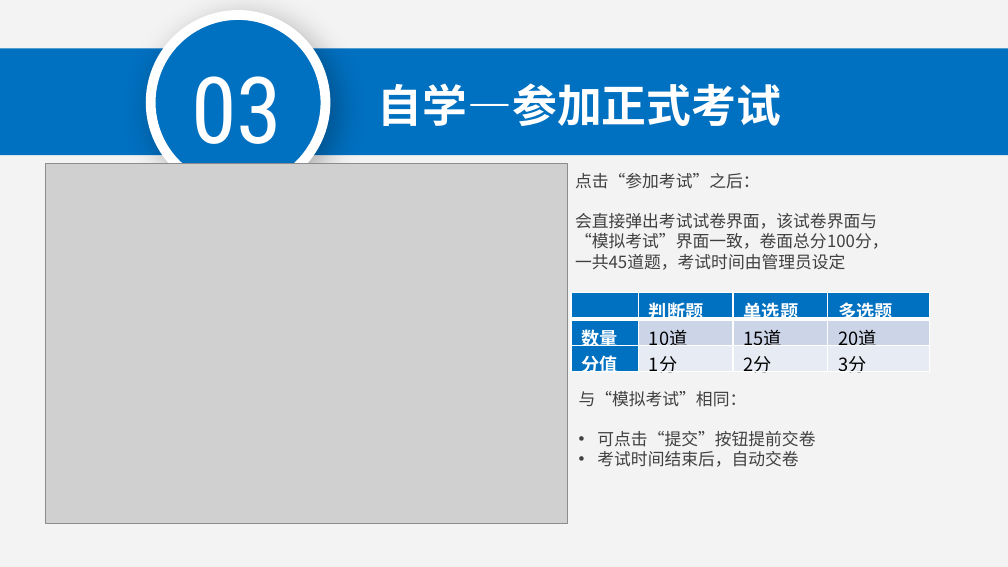
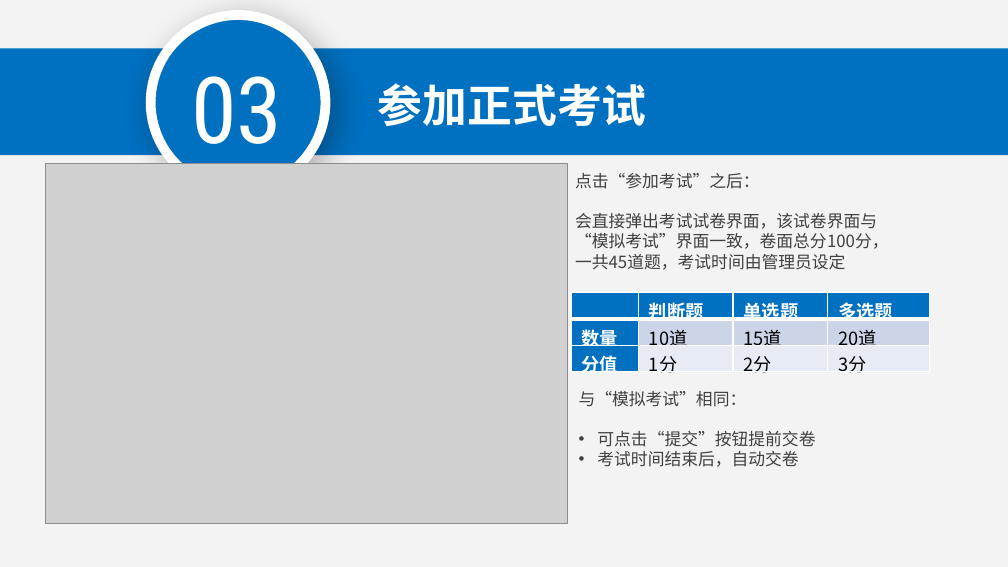
Before and after one commit to marstrip/police-office-testing, a slide deck: slide 17 of Doc/交付文档/培训.pptx. Drawn at 1008x567 pixels with LibreOffice and Linux fonts; fonts in the diff are those of the drawing; grey boxes stand for pictures; background and template pictures are left out. Boxes give left, top, right and bottom in pixels: in the first picture for what was removed or moved away, otherwise in the second. Text is boxed around its words. In the diff, an @@ line names an element or a change of style, - is before the commit and + after.

```diff
--- a/Doc/交付文档/培训.pptx
+++ b/Doc/交付文档/培训.pptx
@@ text at [378, 83, 647, 126]: text changed @@
-自学—参加正式考试
+参加正式考试
```
Also in this commit, not shown: 7 other slides changed, 7 slides added.
